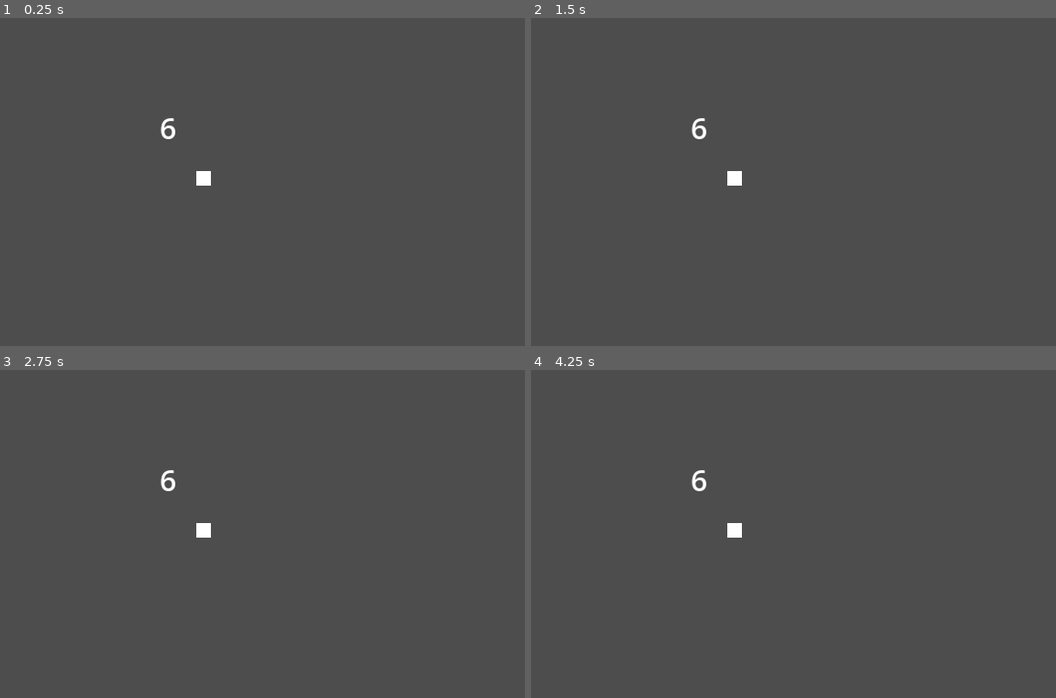
Above: before the commit, frames 1-4 (two rows, left to right).
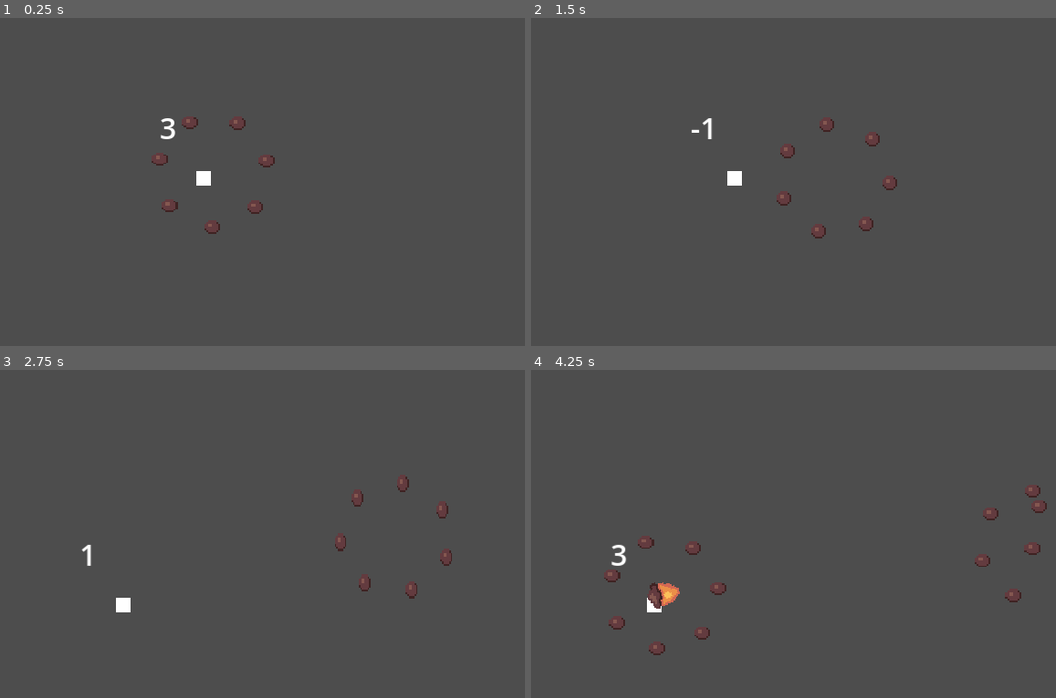
Above: after the commit, the same moments.

Repository: SabrinaRoss/Ludum-Dare-56
Game: Godot game, scene res://src/entities/boss/squirrel/test.tscn
The game is run twice, just before and just after one commit, with the same random seed, the same clock (stepped at 60 frames per second) and the same inputs. This scene is started directly instead of the project's main scene.
Inputs (mouse positions are in pixels of both pictures, inside the frame that each line leads up to):
- Up to frame 1 (0.25 s): no input
- Up to frame 2 (1.5 s): move the mouse to (893, 165) at 0.52 s; press the mouse at (893, 165) at 0.53 s; hold D (right) 0.53-1.28 s; move the mouse to (646, 198) at 1.27 s; release the mouse at (646, 198) at 1.28 s; hold S (down) from 1.28 s (still down); tap Space (roll) at 1.35 s
- Up to frame 3 (2.75 s): move the mouse to (288, 461) at 2.02 s; release S (down) at 2.03 s; hold D (right) from 2.03 s (still down); hold 1 from 2.03 s (still down)
- Up to frame 4 (4.25 s): move the mouse to (735, 599) at 2.77 s; release D (right) at 2.78 s; release 1 at 2.78 s; hold W (up) 2.78-3.53 s; click (735, 599) at 2.85 s; move the mouse to (940, 583) at 3.52 s; hold A (left) from 3.53 s (still down); tap Space (roll) at 3.6 s

The runs differ from the first frame. In frame 1, 0.3% of the frame differs, in the area x 28-53%, y 30-66%; in frame 2, 0.4%; in frame 3, 0.6%; in frame 4, 1.1%, in the area x 13-99%, y 30-87%.

Commit message:
I stay squirelling

Diff:
--- a/src/entities/boss/squirrel/nut_circle.gd
+++ b/src/entities/boss/squirrel/nut_circle.gd
@@ -10,32 +10,33 @@
 var speed = 10
 var dir = Vector2.RIGHT
 var clockwise = true
+var bounces = 0
 
 var acorn = null
 
 var nuts = []
 
 func _ready() -> void:
-	global_position = Vector2(320/2,180/2)
 	var angle_inc = TAU / nut_num
 	var start_angle = randf_range(0, angle_inc)
-	for i in range(nut_num):
-		var cur_angle = start_angle + i * angle_inc
-		var spawn_pos = global_position + Vector2.RIGHT.rotated(cur_angle) * radius
-		var new_nut = nut_scene.instantiate()
-		new_nut.dir = Vector2.RIGHT
-		new_nut.global_position = spawn_pos
-		new_nut.speed = rotation_speed
-		new_nut.locked = true
-		nuts.append(new_nut)
-		add_child(new_nut)
 
 	if spawn_acorn:
 		var new_acorn = acorn_scene.instantiate()
 		new_acorn.global_position = global_position
 		new_acorn.speed = speed
 		new_acorn.dir = dir
-		add_child(new_acorn)
+		get_parent().call_deferred("add_child", new_acorn)
+
+	for i in range(nut_num):
+		var cur_angle = start_angle + i * angle_inc
+		var spawn_pos = global_position + Vector2.RIGHT.rotated(cur_angle) * radius
+		var new_nut = nut_scene.instantiate()
+		new_nut.global_position = spawn_pos
+		new_nut.speed = rotation_speed
+		new_nut.locked = true
+		new_nut.bounces = bounces
+		nuts.append(new_nut)
+		get_parent().call_deferred("add_child", new_nut)
 
 func _physics_process(delta: float) -> void:
 	velocity = dir * speed
@@ -44,6 +45,7 @@
 		if not is_instance_valid(nut) or not nut.locked:
 			nuts.erase(nut)
 			if not nuts:
+				await get_tree().create_timer(10).timeout
 				queue_free()
 			continue
 		nut.velocity = velocity
--- a/src/entities/boss/squirrel/nut_circle.tscn
+++ b/src/entities/boss/squirrel/nut_circle.tscn
@@ -5,7 +5,6 @@
 [sub_resource type="CircleShape2D" id="CircleShape2D_wfqub"]
 
 [node name="NutCircle" type="CharacterBody2D"]
-top_level = true
 collision_layer = 0
 collision_mask = 0
 script = ExtResource("1_qpq65")
--- a/src/entities/boss/squirrel/squirrel.gd
+++ b/src/entities/boss/squirrel/squirrel.gd
@@ -6,27 +6,28 @@
 var dash_dist = 60
 
 ## shotgun vars
-var shotgun_amount = 10
+var shotgun_amount = 8
 var shotgun_spread = PI / 2
 var shotgun_spawn_radius = 0
 var shotgun_speed = 100
 var shotgun_acorn_chance = 0.1
 
 ## spinning ball vars
-var spinning_ball_amount = 10
+var spinning_ball_amount = 7
 var spinning_ball_acorn_chance = 0.5
 var spinning_ball_speed = 40
-var spinning_ball_rot_speed = 100
+var spinning_ball_rot_speed = 50
 var spinning_ball_spawn_dist = 0
+var spinning_ball_radius = 30
 
 ## burst vars
-var burst_amount = 15
+var burst_amount = 8
 var burst_acorn_chance = 0.1
 var burst_speed = 100
 var burst_spawn_dist = 0
 
 ## snipe vars
-var snipe_speed = 200
+var snipe_speed = 400
 var snipe_spawn_dist = 0
 
 ## frenzy vars
@@ -55,7 +56,7 @@
 var state
 
 var move_destination = Vector2.ZERO
-var nut_bounces = 0
+var nut_bounces = 1
 var last_slide_col : KinematicCollision2D = null
 
 var idle_timer = 0
@@ -67,7 +68,7 @@
 var has_frenzied = false
 
 func _ready() -> void:
-	switch_states(6)
+	switch_states(3)
 
 func _physics_process(delta: float) -> void:
 	physics_process_state(delta)
@@ -189,7 +190,7 @@
 		new_projectile.global_position = global_position + cur_dir * shotgun_spawn_radius
 		new_projectile.dir = cur_dir
 		new_projectile.speed = shotgun_speed
-		add_child(new_projectile)
+		get_parent().get_node("Projectiles").call_deferred("add_child", new_projectile)
 
 func spinning_ball_attack():
 	var dir_vect = (Singleton.player.global_position - global_position).normalized()
@@ -200,8 +201,10 @@
 	new_spinning_ball.rotation_speed = spinning_ball_rot_speed
 	new_spinning_ball.speed = spinning_ball_speed
 	new_spinning_ball.dir = dir_vect
+	new_spinning_ball.radius = spinning_ball_radius
+	new_spinning_ball.bounces = nut_bounces
 	new_spinning_ball.global_position = global_position + dir_vect * spinning_ball_spawn_dist
-	add_child(new_spinning_ball)
+	get_parent().get_node("Projectiles").call_deferred("add_child", new_spinning_ball)
 
 func burst_attack():
 	var angle_inc = TAU / burst_amount
@@ -217,7 +220,7 @@
 		new_projectile.dir = dir_vect
 		new_projectile.speed = burst_speed
 		new_projectile.global_position = global_position + burst_spawn_dist * dir_vect
-		add_child(new_projectile)
+		get_parent().get_node("Projectiles").call_deferred("add_child", new_projectile)
 
 func snipe_attack():
 	var dir_vect = (Singleton.player.global_position - global_position).normalized()
@@ -226,7 +229,7 @@
 	new_acorn.dir = dir_vect
 	new_acorn.speed = snipe_speed
 	new_acorn.global_position = global_position + dir_vect * snipe_spawn_dist
-	add_child(new_acorn)
+	get_parent().get_node("Projectiles").call_deferred("add_child", new_acorn)
 
 func spawn_frenzy_wave():
 	var start_angle = frenzy_degree
@@ -239,7 +242,7 @@
 		new_nut.speed = frenzy_speed
 		new_nut.bounces = nut_bounces
 		new_nut.global_position = global_position + nut_dir * frenzy_spawn_dist
-		add_child(new_nut)
+		get_parent().get_node("Projectiles").call_deferred("add_child", new_nut)
 
 func idle(time):
 	idle_timer = time
--- a/src/entities/boss/squirrel/squirrel_acorn.gd
+++ b/src/entities/boss/squirrel/squirrel_acorn.gd
@@ -4,6 +4,9 @@
 func explode():
 	queue_free()
 
+func _process(delta: float) -> void:
+	global_rotation = dir.angle() + 3 * PI / 2
+
 func reflect():
 	$Hurtbox.set_collision_layer_value(4, false)
 	$Hurtbox.set_collision_layer_value(2, true)
--- a/src/entities/boss/squirrel/squirrel_acorn.tscn
+++ b/src/entities/boss/squirrel/squirrel_acorn.tscn
@@ -1,12 +1,52 @@
-[gd_scene load_steps=4 format=3 uid="uid://c5wu27h5e4exi"]
+[gd_scene load_steps=8 format=3 uid="uid://c5wu27h5e4exi"]
 
 [ext_resource type="Script" path="res://src/entities/boss/squirrel/squirrel_acorn.gd" id="1_tikn1"]
+[ext_resource type="Texture2D" uid="uid://ccq7ao27s8tuh" path="res://assets/sprites/acorn.png" id="2_5s3ia"]
 
 [sub_resource type="CircleShape2D" id="CircleShape2D_7oyjo"]
 radius = 8.0
 
 [sub_resource type="CircleShape2D" id="CircleShape2D_0f5uu"]
-radius = 8.0
+radius = 7.0
+
+[sub_resource type="Animation" id="Animation_awa2r"]
+resource_name = "idle"
+length = 0.2
+loop_mode = 1
+step = 0.05
+tracks/0/type = "value"
+tracks/0/imported = false
+tracks/0/enabled = true
+tracks/0/path = NodePath("Sprite2D:scale")
+tracks/0/interp = 1
+tracks/0/loop_wrap = true
+tracks/0/keys = {
+"times": PackedFloat32Array(0, 0.05, 0.1, 0.15),
+"transitions": PackedFloat32Array(1, 1, 1, 1),
+"update": 0,
+"values": [Vector2(1, 1), Vector2(1.1, 0.9), Vector2(1, 1), Vector2(0.8, 1.2)]
+}
+
+[sub_resource type="Animation" id="Animation_evvb2"]
+length = 0.001
+tracks/0/type = "value"
+tracks/0/imported = false
+tracks/0/enabled = true
+tracks/0/path = NodePath("Sprite2D:scale")
+tracks/0/interp = 1
+tracks/0/loop_wrap = true
+tracks/0/keys = {
+"times": PackedFloat32Array(0),
+"transitions": PackedFloat32Array(1),
+"update": 0,
+"values": [Vector2(1, 1)]
+}
+
+[sub_resource type="AnimationLibrary" id="AnimationLibrary_wkmdp"]
+_data = {
+"RESET": SubResource("Animation_evvb2"),
+"idle": SubResource("Animation_awa2r")
+}
 
 [node name="SquirrelAcorn" type="CharacterBody2D"]
 top_level = true
@@ -14,10 +54,12 @@
 script = ExtResource("1_tikn1")
 damage = 5.0
 
+[node name="Sprite2D" type="Sprite2D" parent="."]
+texture_filter = 1
+texture = ExtResource("2_5s3ia")
+
 [node name="CollisionShape2D" type="CollisionShape2D" parent="."]
 shape = SubResource("CircleShape2D_7oyjo")
-
-[node name="Sprite2D" type="Sprite2D" parent="."]
 
 [node name="Hurtbox" type="Area2D" parent="."]
 collision_layer = 8
@@ -26,4 +68,11 @@
 [node name="CollisionShape2D" type="CollisionShape2D" parent="Hurtbox"]
 shape = SubResource("CircleShape2D_0f5uu")
 
+[node name="AnimationPlayer" type="AnimationPlayer" parent="."]
+libraries = {
+"": SubResource("AnimationLibrary_wkmdp")
+}
+autoplay = "idle"
+speed_scale = 0.5
+
 [connection signal="area_entered" from="Hurtbox" to="." method="deal_damage"]
--- a/src/entities/boss/squirrel/squirrel_nut.tscn
+++ b/src/entities/boss/squirrel/squirrel_nut.tscn
@@ -1,12 +1,52 @@
-[gd_scene load_steps=4 format=3 uid="uid://tg05ybpnh7os"]
+[gd_scene load_steps=8 format=3 uid="uid://tg05ybpnh7os"]
 
 [ext_resource type="Script" path="res://src/entities/boss/squirrel/squirrel_nut.gd" id="1_osiau"]
+[ext_resource type="Texture2D" uid="uid://c7amjfsok0hde" path="res://assets/sprites/nut.png" id="2_sxdav"]
 
 [sub_resource type="CircleShape2D" id="CircleShape2D_n0rys"]
 radius = 3.0
 
 [sub_resource type="CircleShape2D" id="CircleShape2D_u1r27"]
-radius = 3.0
+radius = 4.0
+
+[sub_resource type="Animation" id="Animation_rkdfj"]
+resource_name = "idle"
+length = 0.2
+loop_mode = 1
+step = 0.05
+tracks/0/type = "value"
+tracks/0/imported = false
+tracks/0/enabled = true
+tracks/0/path = NodePath("Sprite2D:scale")
+tracks/0/interp = 1
+tracks/0/loop_wrap = true
+tracks/0/keys = {
+"times": PackedFloat32Array(0, 0.05, 0.1, 0.15),
+"transitions": PackedFloat32Array(1, 1, 1, 1),
+"update": 0,
+"values": [Vector2(1, 1), Vector2(1.1, 0.9), Vector2(1, 1), Vector2(0.8, 1.2)]
+}
+
+[sub_resource type="Animation" id="Animation_s4415"]
+length = 0.001
+tracks/0/type = "value"
+tracks/0/imported = false
+tracks/0/enabled = true
+tracks/0/path = NodePath("Sprite2D:scale")
+tracks/0/interp = 1
+tracks/0/loop_wrap = true
+tracks/0/keys = {
+"times": PackedFloat32Array(0),
+"transitions": PackedFloat32Array(1),
+"update": 0,
+"values": [Vector2(1, 1)]
+}
+
+[sub_resource type="AnimationLibrary" id="AnimationLibrary_30dld"]
+_data = {
+"RESET": SubResource("Animation_s4415"),
+"idle": SubResource("Animation_rkdfj")
+}
 
 [node name="SquirrelNut" type="CharacterBody2D"]
 top_level = true
@@ -14,10 +54,12 @@
 script = ExtResource("1_osiau")
 damage = 5.0
 
+[node name="Sprite2D" type="Sprite2D" parent="."]
+texture_filter = 1
+texture = ExtResource("2_sxdav")
+
 [node name="CollisionShape2D" type="CollisionShape2D" parent="."]
 shape = SubResource("CircleShape2D_n0rys")
-
-[node name="Sprite2D" type="Sprite2D" parent="."]
 
 [node name="Hurtbox" type="Area2D" parent="."]
 collision_layer = 8
@@ -26,4 +68,10 @@
 [node name="CollisionShape2D" type="CollisionShape2D" parent="Hurtbox"]
 shape = SubResource("CircleShape2D_u1r27")
 
+[node name="AnimationPlayer" type="AnimationPlayer" parent="."]
+libraries = {
+"": SubResource("AnimationLibrary_30dld")
+}
+autoplay = "idle"
+
 [connection signal="area_entered" from="Hurtbox" to="." method="deal_damage"]
--- a/src/entities/boss/squirrel/test.tscn
+++ b/src/entities/boss/squirrel/test.tscn
@@ -1,7 +1,10 @@
-[gd_scene load_steps=3 format=3 uid="uid://detc4605bbpr3"]
+[gd_scene load_steps=4 format=3 uid="uid://detc4605bbpr3"]
 
 [ext_resource type="PackedScene" uid="uid://ep7y72lycq5p" path="res://src/entities/boss/squirrel/squirrel.tscn" id="1_lwoet"]
 [ext_resource type="PackedScene" uid="uid://t2oal6prg838" path="res://src/entities/player/player_beetle.tscn" id="2_4gp32"]
+
+[sub_resource type="RectangleShape2D" id="RectangleShape2D_qcnmq"]
+size = Vector2(328, 200)
 
 [node name="Test" type="Node2D"]
 
@@ -10,3 +13,23 @@
 
 [node name="Squirrel" parent="." instance=ExtResource("1_lwoet")]
 position = Vector2(139.838, 83.9867)
+
+[node name="StaticBody2D" type="StaticBody2D" parent="."]
+
+[node name="CollisionShape2D" type="CollisionShape2D" parent="StaticBody2D"]
+position = Vector2(-165, 93)
+shape = SubResource("RectangleShape2D_qcnmq")
+
+[node name="CollisionShape2D2" type="CollisionShape2D" parent="StaticBody2D"]
+position = Vector2(159, 281)
+shape = SubResource("RectangleShape2D_qcnmq")
+
+[node name="CollisionShape2D3" type="CollisionShape2D" parent="StaticBody2D"]
+position = Vector2(485, 86)
+shape = SubResource("RectangleShape2D_qcnmq")
+
+[node name="CollisionShape2D4" type="CollisionShape2D" parent="StaticBody2D"]
+position = Vector2(158, -101)
+shape = SubResource("RectangleShape2D_qcnmq")
+
+[node name="Projectiles" type="Node2D" parent="."]
--- a/src/helper/projectiles/projectile.gd
+++ b/src/helper/projectiles/projectile.gd
@@ -10,7 +10,8 @@
 	explode()
 
 func _process(delta: float) -> void:
-	global_rotation = dir.angle()
+	#global_rotation = dir.angle()
+	pass
 
 func _physics_process(delta: float) -> void:
 	velocity = dir * speed
Not shown, added: assets/sprites/acorn.png.import
Not shown, added: assets/sprites/nut.png.import
Not shown: 1 places in src/main/Level 1.tscn that only renumber resources
Not shown: 1 places in src/main/main.tscn that only renumber resources
